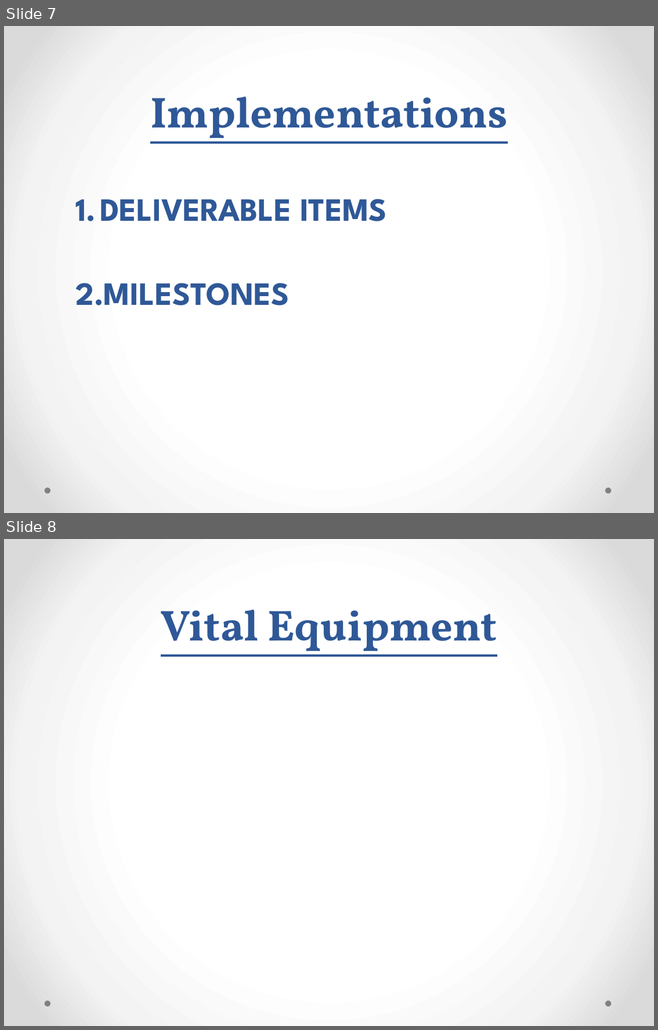
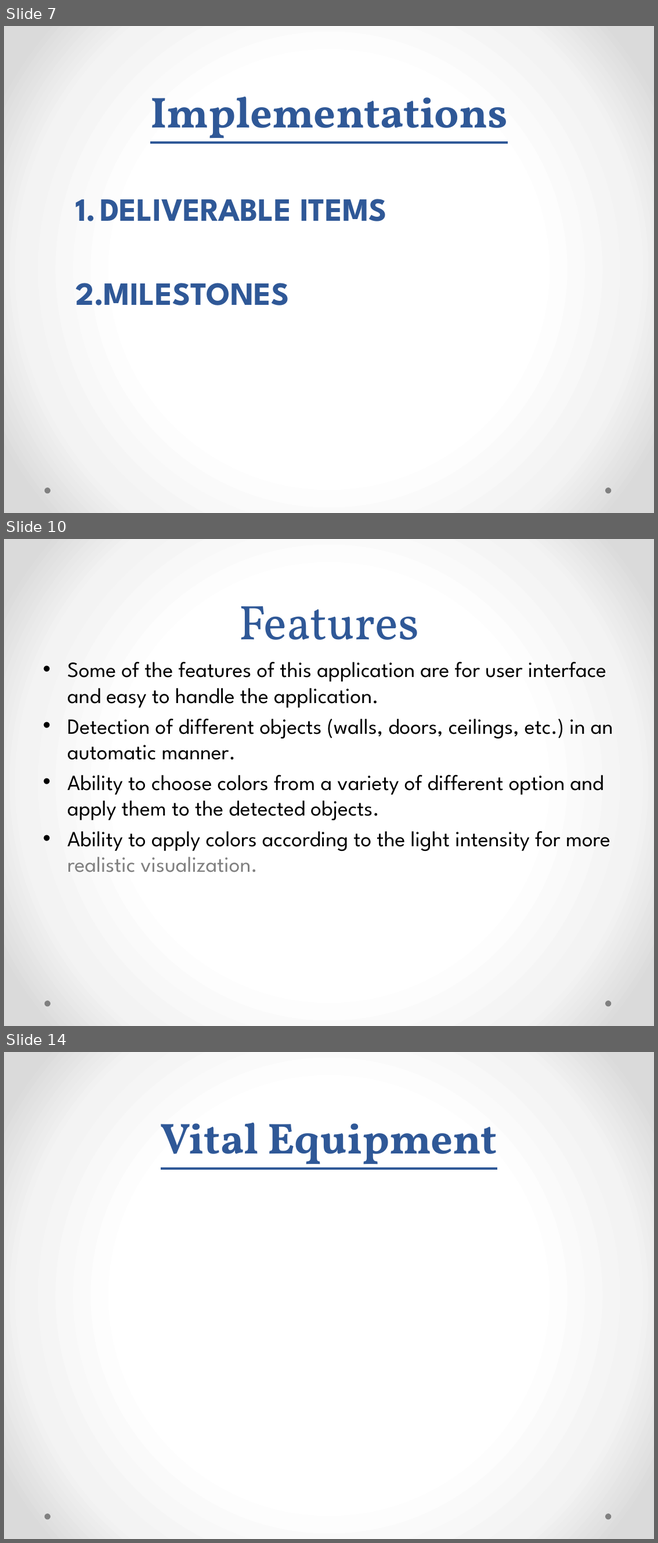
Before and after one commit to FarhanK501/FYP-Stuff, a slide deck: Report/PreColorVisualizer.pptx. Shown one above the other, each under a label of ours: slides 7 and 8 before the commit, slides 7, 10 and 14 after it; the slides between them are not shown. The pictures are 658x1030 and 658x1543 pixels, drawn with LibreOffice and Linux fonts; fonts in the diff are those of the drawing. Boxes give left, top, right and bottom in pixels: in the first picture for what was removed or moved away, otherwise in the second. Text is boxed around its words. In the diff, an @@ line names an element or a change of style, - is before the commit and + after.

```diff
--- a/Report/PreColorVisualizer.pptx
+++ b/Report/PreColorVisualizer.pptx
@@ slide 10 added at [4, 539, 654, 1026], background gradient #FFFFFF to #F4F4F4 to #DADADA; not listed: 2 template elements that a slide beside it also shows @@
@@ title added at [238, 606, 419, 640], 54 pt, text #2F5897 @@
+Features
@@ text added at [67, 662, 613, 873], 24 pt, text #000000 @@
+• Some of the features of this application are for user interface and easy to handle the application.
+• Detection of different objects (walls, doors, ceilings, etc.) in an automatic manner.
+• Ability to choose colors from a variety of different option and apply them to the detected objects.
+• Ability to apply colors according to the light intensity for more realistic visualization.
@@ what was slide 8 is now slide 14 @@
```
Also in this commit, not shown: 5 other slides added.
